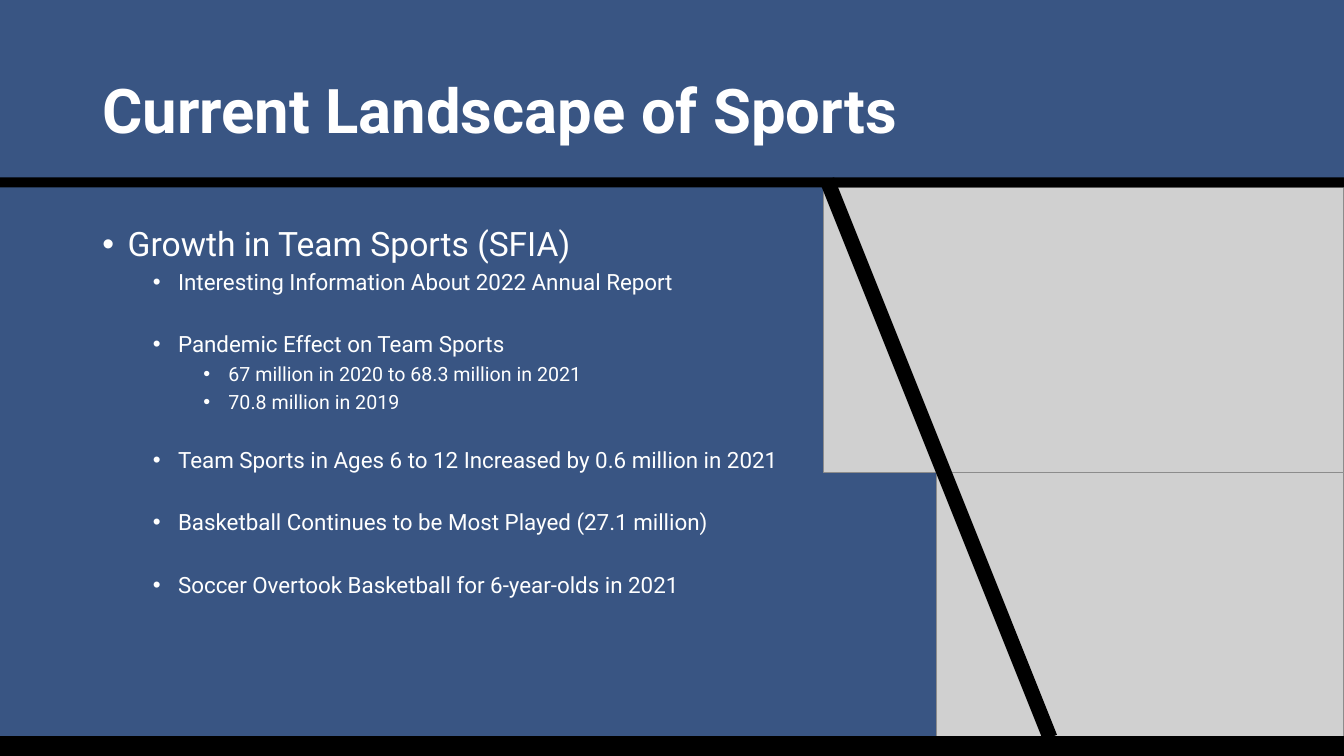
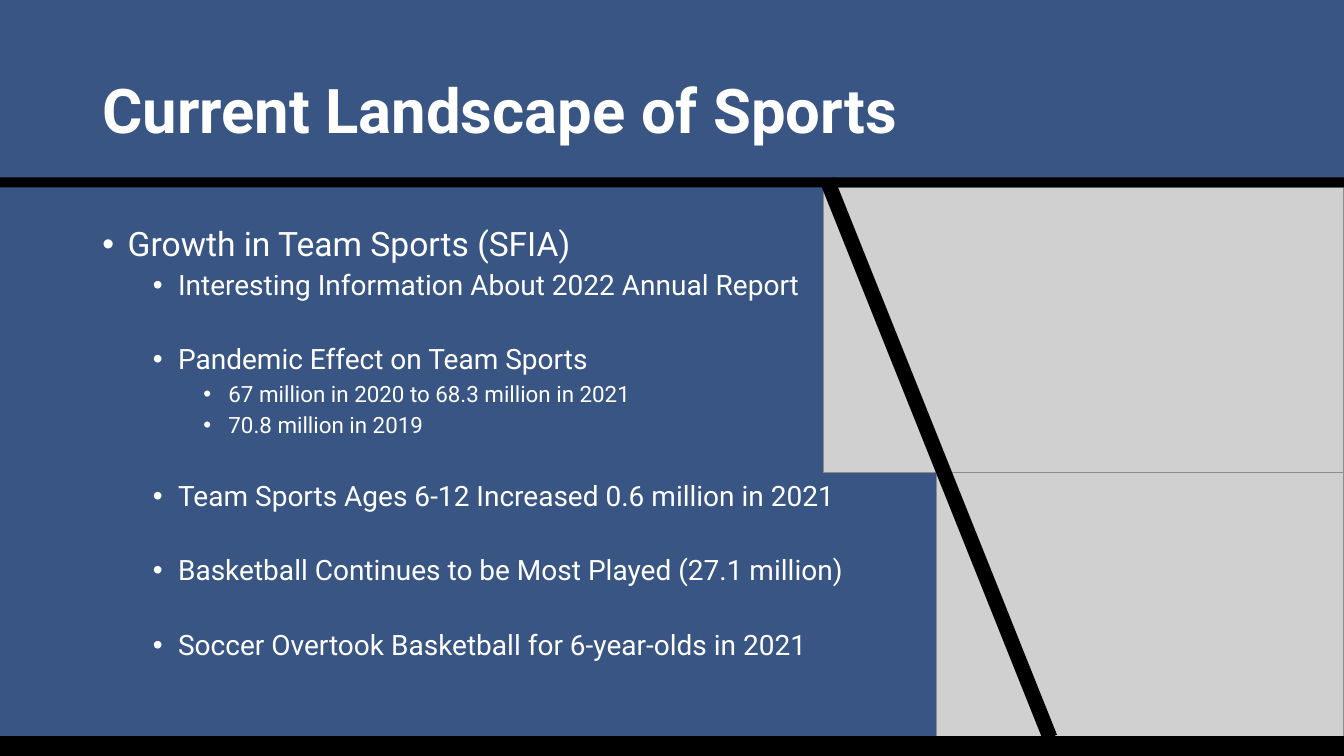
Before and after one commit to SuperMarioGiacomazzo/STOR538_WEBSITE, a slide deck: slide 19 of Slides/Sports Analytics 1/Sports_Analytics_1_Lecture.pptx. Drawn at 1344x756 pixels with LibreOffice and Linux fonts; fonts in the diff are those of the drawing; grey boxes stand for pictures. Boxes give left, top, right and bottom in pixels: in the first picture for what was removed or moved away, otherwise in the second. Text is boxed around its words. In the diff, an @@ line names an element or a change of style, - is before the commit and + after.

```diff
--- a/Slides/Sports Analytics 1/Sports_Analytics_1_Lecture.pptx
+++ b/Slides/Sports Analytics 1/Sports_Analytics_1_Lecture.pptx
@@ text at [178,273,842,661]: size 16 to 20 pt in "Interesting Information About 2022 Annual Report", "Pandemic Effect on Team Sports", "Basketball Continues to be Most Played (27.1 ...", "Soccer Overtook Basketball for 6-year-olds in 2021"; size 14 to 16 pt in "67 million in 2020 to 68.3 million ...", "70.8 million in 2019" @@
@@ text at [178,485,834,512]: text changed; size 16 to 20 pt @@
-  • Team Sports in Ages 6 to 12 Increased by 0.6 million in 2021
+  • Team Sports Ages 6-12 Increased 0.6 million in 2021
```
Also in this commit, not shown: 9 other slides changed, 2 slides added, 4 slides removed, 12 other files.
